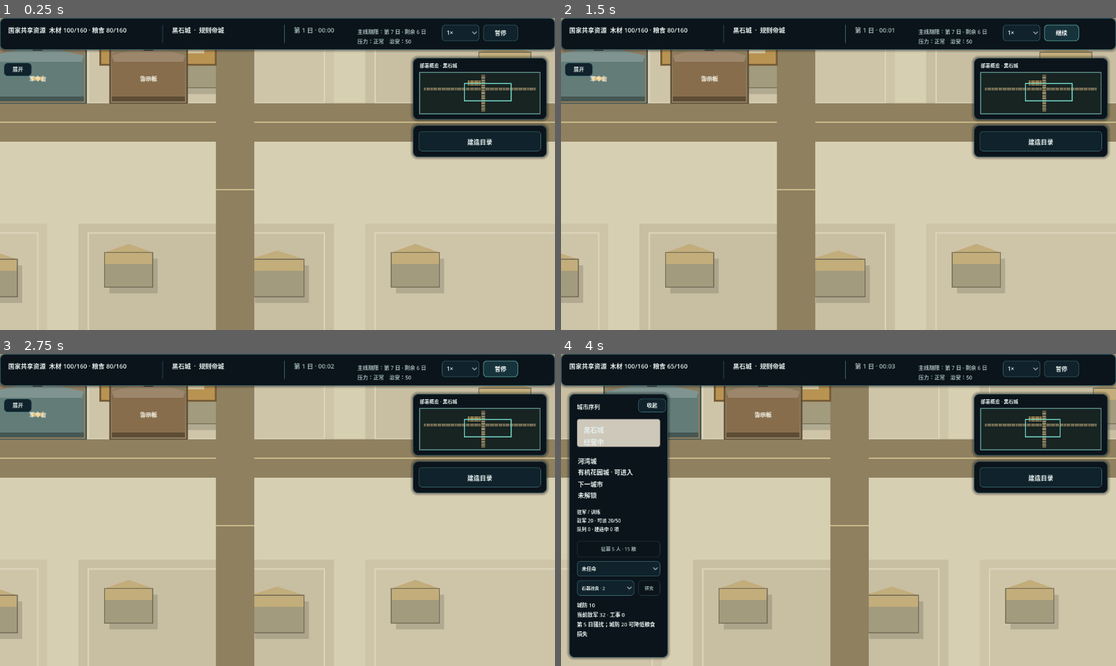
Above: before the commit, frames 1-4 (two rows, left to right).
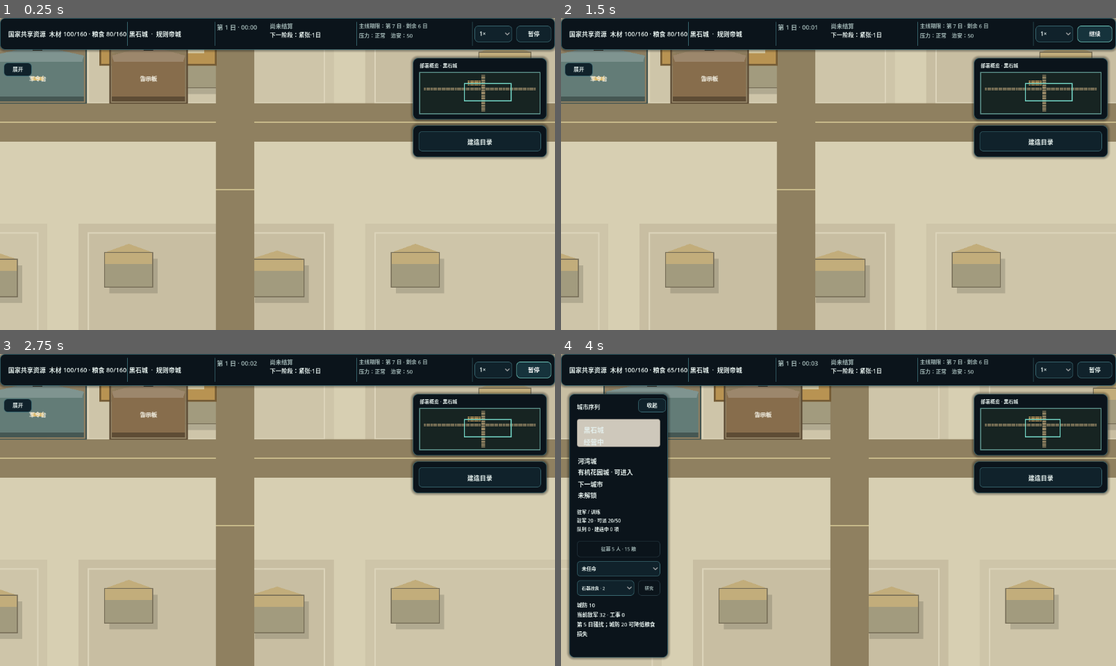
Above: after the commit, the same moments.

Repository: dodabojcuk-sys/Peace-Under-Heaven
Game: Godot game, scene res://scenes/blank_map.tscn
Same seed, same stepped clock (60 frames per second), same inputs: the game is played once before the commit and once after it.
Inputs:
- Up to frame 1 (0.25 s): no input
- Up to frame 2 (1.5 s): click "1×" at 0.5 s; click "暂停" at 1.25 s
- Up to frame 3 (2.75 s): click "继续" at 2 s
- Up to frame 4 (4 s): click "展开" at 2.75 s; click "征募 5 人 · 15 粮" at 3.5 s

The runs differ from the first frame. In frame 1, 1.6% of the frame differs, in the area x 1-100%, y 1-9%; in frame 2, 1.9%; in frame 3, 1.9%; in frame 4, 1.6%.

Commit message:
fix(txwzs): contain responsive top bar regions

Diff:
--- a/scenes/blank_map.tscn
+++ b/scenes/blank_map.tscn
@@ -523,6 +523,15 @@
 mouse_filter = 2
 color = Color(0.65098, 0.631373, 0.596078, 1)
 
+[node name="DividerThree" type="ColorRect" parent="UI/Shell/TopStatusBar"]
+layout_mode = 0
+offset_left = 696.0
+offset_top = 13.0
+offset_right = 697.0
+offset_bottom = 33.0
+mouse_filter = 2
+color = Color(0.65098, 0.631373, 0.596078, 1)
+
 [node name="TimeSummary" type="Label" parent="UI/Shell/TopStatusBar"]
 layout_mode = 0
 offset_left = 481.0
@@ -544,6 +553,26 @@
 theme_override_colors/font_color = Color(0.364706, 0.352941, 0.329412, 1)
 theme_override_font_sizes/font_size = 12
 text = "尚未结算"
+
+[node name="NextStageSummary" type="Label" parent="UI/Shell/TopStatusBar"]
+layout_mode = 0
+offset_left = 574.0
+offset_top = 31.0
+offset_right = 696.0
+offset_bottom = 47.0
+mouse_filter = 2
+theme_override_colors/font_color = Color(0.364706, 0.352941, 0.329412, 1)
+theme_override_font_sizes/font_size = 12
+text = "下一阶段：警戒·3日"
+
+[node name="DividerFour" type="ColorRect" parent="UI/Shell/TopStatusBar"]
+layout_mode = 0
+offset_left = 852.0
+offset_top = 13.0
+offset_right = 853.0
+offset_bottom = 33.0
+mouse_filter = 2
+color = Color(0.65098, 0.631373, 0.596078, 1)
 
 [node name="TimeSpeedOption" type="OptionButton" parent="UI/Shell/TopStatusBar"]
 layout_mode = 0
--- a/scripts/construction_controller.gd
+++ b/scripts/construction_controller.gd
@@ -5744,26 +5744,17 @@
 	var wood_loss := int(last_daily_breakdown.event_wood_loss)
 	var food_loss := int(last_daily_breakdown.event_food_loss)
 	if wood_loss > 0 or food_loss > 0:
-		var mainline := get_mainline_pressure_state()
 		var loss_parts: Array[String] = []
 		if wood_loss > 0:
 			loss_parts.append("木材 %d" % wood_loss)
 		if food_loss > 0:
 			loss_parts.append("粮食 %d" % food_loss)
-		last_daily_report = "今日损失：%s · 治安 %d\n下一阶段：%s（%d 日后） · 生产 -%d%% / 建设 -%d%%" % [
+		last_daily_report = "今日结算：损失 %s" % [
 			"、".join(loss_parts),
-			city_security,
-			str(mainline.next_stage_name),
-			int(mainline.next_stage_days),
-			100 - roundi(float(mainline.production_modifier_permille) / 10.0),
-			100 - roundi(float(mainline.construction_modifier_permille) / 10.0),
 		]
 	else:
-		last_daily_report = "今日结算：木材 +%d · 粮食 +%d · 维护粮食 -%d · 研究 +%d" % [
+		last_daily_report = "今日结算：木材+%d" % [
 			int(last_daily_breakdown.wood_income),
-			int(last_daily_breakdown.food_income),
-			int(last_daily_breakdown.maintenance_food),
-			int(last_daily_breakdown.research_income),
 		]
 	if int(last_daily_breakdown.stopped_placement_id) >= 0:
 		last_daily_report += "｜生产受扰"
--- a/scripts/inner_city_ui_r0.gd
+++ b/scripts/inner_city_ui_r0.gd
@@ -16,7 +16,10 @@
 @onready var current_city: Label = $TopStatusBar/CurrentCity
 @onready var time_summary: Label = $TopStatusBar/TimeSummary
 @onready var daily_report: Label = $TopStatusBar/DailyReport
+@onready var next_stage_summary: Label = $TopStatusBar/NextStageSummary
 @onready var alert_summary: Label = $TopStatusBar/AlertSummary
+@onready var time_speed_option: OptionButton = $TopStatusBar/TimeSpeedOption
+@onready var pause_button: Button = $TopStatusBar/PauseButton
 @onready var city_bar: Panel = $CityBar
 @onready var city_bar_toggle: Button = $CityBarToggle
 @onready var city_title: Label = $CityBar/Title
@@ -78,6 +81,8 @@
 	for separator in [
 		$TopStatusBar/DividerOne,
 		$TopStatusBar/DividerTwo,
+		$TopStatusBar/DividerThree,
+		$TopStatusBar/DividerFour,
 		$BuildingDetailPanel/Divider,
 	]:
 		(separator as ColorRect).color = BORDER
@@ -128,6 +133,11 @@
 		profile_name = construction_controller.get_layout_profile_name()
 	current_city.text = "%s  ·  %s" % [city_name, profile_name]
 	minimap_label.text = "部署概览 · %s" % city_name
+	var mainline: Dictionary = construction_controller.get_mainline_pressure_state()
+	next_stage_summary.text = "下一阶段：%s·%d日" % [
+		str(mainline.next_stage_name),
+		int(mainline.next_stage_days),
+	]
 	var garrison: Dictionary = construction_controller.get_garrison_snapshot()
 	var queue: Dictionary = construction_controller.get_training_queue_snapshot()
 	army_status.text = "驻军 / 训练\n驻军 %d · 可派 %d/%d\n队列 %d · 建造中 %d 项" % [
@@ -153,28 +163,7 @@
 
 	top_status_bar.position = Vector2.ZERO
 	top_status_bar.size = Vector2(width, top_height)
-	resource_summary.position = Vector2(edge, 14.0)
-	resource_summary.size = Vector2(left_width + 115.0, 28.0)
-	$TopStatusBar/DividerOne.position = Vector2(left_width + 132.0, 14.0)
-	$TopStatusBar/DividerOne.size = Vector2(1.0, top_height - 28.0)
-	current_city.position = Vector2(left_width + 152.0, 14.0)
-	current_city.size = Vector2(220.0, 28.0)
-	$TopStatusBar/DividerTwo.position = Vector2(left_width + 385.0, 14.0)
-	$TopStatusBar/DividerTwo.size = Vector2(1.0, top_height - 28.0)
-	time_summary.position = Vector2(left_width + 405.0, 14.0)
-	time_summary.size = Vector2(88.0, 28.0)
-	daily_report.position = Vector2(left_width + 500.0, 14.0)
-	daily_report.visible = width >= 1280.0
-	daily_report.size = Vector2(
-		maxf(0.0, width - 420.0 - daily_report.position.x),
-		46.0
-	)
-	$TopStatusBar/TimeSpeedOption.position = Vector2(width - 235.0, 14.0)
-	$TopStatusBar/TimeSpeedOption.size = Vector2(78.0, 34.0)
-	$TopStatusBar/PauseButton.position = Vector2(width - 149.0, 14.0)
-	$TopStatusBar/PauseButton.size = Vector2(72.0, 34.0)
-	alert_summary.position = Vector2(width - 410.0, 16.0)
-	alert_summary.size = Vector2(160.0, 46.0)
+	_layout_top_status_regions(width, top_height, edge)
 
 	city_bar.position = Vector2(edge, rail_top)
 	city_bar.size = Vector2(left_width, maxf(360.0, height - rail_top - edge))
@@ -281,6 +270,92 @@
 	$BuildingDetailPanel/UpgradeButton.size.x = width - 40.0
 
 
+func _layout_top_status_regions(width: float, top_height: float, edge: float) -> void:
+	# The top bar has five ordered ownership regions. Their minimums protect
+	# mainline status and time controls; only settlement detail yields width.
+	var gap := clampf(width * 0.008, 8.0, 12.0)
+	var resource_width := clampf(width * 0.21, 232.0, 270.0)
+	var city_width := clampf(width * 0.15, 160.0, 200.0)
+	var alert_width := clampf(width * 0.20, 220.0, 288.0)
+	var speed_width := 78.0
+	var pause_width := 72.0
+	var fixed_width := (
+		resource_width
+		+ city_width
+		+ alert_width
+		+ speed_width
+		+ pause_width
+		+ gap * 4.0
+		+ edge * 2.0
+	)
+	var settlement_width := maxf(168.0, width - fixed_width)
+	var x := edge
+	var label_y := floorf((top_height - 22.0) * 0.5)
+	var control_y := floorf((top_height - 34.0) * 0.5)
+	var separator_y := 8.0
+	var separator_height := maxf(0.0, top_height - separator_y * 2.0)
+
+	resource_summary.position = Vector2(x, label_y)
+	resource_summary.size = Vector2(resource_width, 22.0)
+	x += resource_width + gap
+	_layout_top_separator($TopStatusBar/DividerOne, x - gap * 0.5, separator_y, separator_height)
+
+	current_city.position = Vector2(x, label_y)
+	current_city.size = Vector2(city_width, 22.0)
+	x += city_width + gap
+	_layout_top_separator($TopStatusBar/DividerTwo, x - gap * 0.5, separator_y, separator_height)
+
+	time_summary.position = Vector2(x, 8.0)
+	time_summary.size = Vector2(104.0, 20.0)
+	daily_report.position = Vector2(x + 110.0, 8.0)
+	# Date and settlement own two rows: the date and settlement share row one;
+	# next-stage detail receives row two. Trailing settlement detail clips here.
+	daily_report.size = Vector2(maxf(0.0, settlement_width - 110.0), 20.0)
+	daily_report.visible = true
+	daily_report.clip_text = true
+	daily_report.text_overrun_behavior = TextServer.OVERRUN_TRIM_ELLIPSIS
+	next_stage_summary.position = Vector2(x + 110.0, 26.0)
+	next_stage_summary.size = Vector2(maxf(0.0, settlement_width - 110.0), 20.0)
+	next_stage_summary.clip_text = true
+	next_stage_summary.text_overrun_behavior = TextServer.OVERRUN_TRIM_ELLIPSIS
+	x += settlement_width + gap
+	_layout_top_separator($TopStatusBar/DividerThree, x - gap * 0.5, separator_y, separator_height)
+
+	alert_summary.position = Vector2(x, 8.0)
+	alert_summary.size = Vector2(alert_width, 36.0)
+	alert_summary.autowrap_mode = TextServer.AUTOWRAP_ARBITRARY
+	alert_summary.clip_text = true
+	x += alert_width + gap
+	_layout_top_separator($TopStatusBar/DividerFour, x - gap * 0.5, separator_y, separator_height)
+
+	time_speed_option.position = Vector2(x, control_y)
+	time_speed_option.size = Vector2(speed_width, 34.0)
+	x += speed_width + gap
+	pause_button.position = Vector2(x, control_y)
+	pause_button.size = Vector2(pause_width, 34.0)
+
+
+func _layout_top_separator(separator: ColorRect, x: float, y: float, height: float) -> void:
+	separator.position = Vector2(x, y)
+	separator.size = Vector2(1.0, height)
+
+
+func get_top_status_region_rects() -> Dictionary:
+	return {
+		"resources": resource_summary.get_global_rect(),
+		"city": current_city.get_global_rect(),
+		"date_and_settlement": time_summary.get_global_rect().merge(
+			daily_report.get_global_rect()
+		).merge(
+			next_stage_summary.get_global_rect()
+		),
+		"deadline_and_pressure": alert_summary.get_global_rect(),
+		"speed_and_pause": time_speed_option.get_global_rect().merge(
+			pause_button.get_global_rect()
+		),
+	}
+
+
 func _panel_style() -> StyleBoxFlat:
 	var style := StyleBoxFlat.new()
 	style.bg_color = SURFACE
--- /dev/null
+++ b/tests/capture_m0_r0c1_topbar_evidence.gd
@@ -0,0 +1,53 @@
+extends SceneTree
+
+
+const CITY_SCENE := preload("res://scenes/blank_map.tscn")
+const OUTPUT_DIRECTORY := "res://docs/m0/evidence/r0c1"
+const TARGETS := [
+	{"size": Vector2i(1152, 648), "filename": "topbar-longest-state-1152x648.png"},
+	{"size": Vector2i(1280, 720), "filename": "topbar-longest-state-1280x720.png"},
+	{"size": Vector2i(1440, 900), "filename": "topbar-longest-state-1440x900.png"},
+]
+
+
+func _initialize() -> void:
+	call_deferred("_run")
+
+
+func _run() -> void:
+	var absolute := ProjectSettings.globalize_path(OUTPUT_DIRECTORY)
+	if DirAccess.make_dir_recursive_absolute(absolute) != OK:
+		push_error("Cannot create R0C.1 evidence directory")
+		quit(1)
+		return
+	for target in TARGETS:
+		root.size = target.size
+		var scene := CITY_SCENE.instantiate()
+		root.add_child(scene)
+		await process_frame
+		await process_frame
+		var controller: Node = scene.get_node("ConstructionController")
+		var shell: Control = scene.get_node("UI/Shell")
+		controller.set_city_security_for_test(73)
+		controller.advance_one_day_for_test()
+		controller._refresh_city_ui()
+		shell._refresh_read_model()
+		await _capture(str(target.filename))
+		scene.queue_free()
+		await process_frame
+	print("M0_R0C1_TOPBAR_EVIDENCE: PASS")
+	quit(0)
+
+
+func _capture(filename: String) -> void:
+	await process_frame
+	await process_frame
+	var image := root.get_texture().get_image()
+	if image == null:
+		push_error("R0C.1 evidence viewport returned no image")
+		quit(1)
+		return
+	var result := image.save_png(ProjectSettings.globalize_path("%s/%s" % [OUTPUT_DIRECTORY, filename]))
+	if result != OK:
+		push_error("Cannot save R0C.1 evidence: %s" % filename)
+		quit(1)
--- /dev/null
+++ b/tests/run_m0_r0c1_topbar_responsive_smoke.gd
@@ -0,0 +1,120 @@
+extends SceneTree
+
+
+const CITY_SCENE := preload("res://scenes/blank_map.tscn")
+const TARGET_SIZES := [Vector2i(1152, 648), Vector2i(1280, 720), Vector2i(1440, 900)]
+const REGION_NAMES := [
+	"resources",
+	"city",
+	"date_and_settlement",
+	"deadline_and_pressure",
+	"speed_and_pause",
+]
+
+var _assertions := 0
+var _failures := 0
+
+
+func _initialize() -> void:
+	call_deferred("_run")
+
+
+func _run() -> void:
+	for target_size in TARGET_SIZES:
+		await _check_top_bar_at(target_size)
+	if _failures == 0:
+		print("M0_R0C1_TOPBAR_RESPONSIVE_SMOKE: PASS (%d assertions)" % _assertions)
+		quit(0)
+	else:
+		push_error("M0_R0C1_TOPBAR_RESPONSIVE_SMOKE: FAIL (%d failures)" % _failures)
+		quit(1)
+
+
+func _check_top_bar_at(target_size: Vector2i) -> void:
+	root.size = target_size
+	var scene := CITY_SCENE.instantiate()
+	root.add_child(scene)
+	await process_frame
+	await process_frame
+	var controller: Node = scene.get_node("ConstructionController")
+	var shell: Control = scene.get_node("UI/Shell")
+	var top_bar: Control = shell.get_node("TopStatusBar")
+	var daily_report: Label = top_bar.get_node("DailyReport")
+	var next_stage_summary: Label = top_bar.get_node("NextStageSummary")
+	var alert_summary: Label = top_bar.get_node("AlertSummary")
+	var speed: OptionButton = top_bar.get_node("TimeSpeedOption")
+	var pause: Button = top_bar.get_node("PauseButton")
+
+	# A settled day produces the longest live date/settlement copy. Security is
+	# deliberately non-default so the pressure row also exercises its full shape.
+	controller.set_city_security_for_test(73)
+	controller.advance_one_day_for_test()
+	controller._refresh_city_ui()
+	shell._refresh_read_model()
+	await process_frame
+
+	_check(
+		daily_report.text.contains("今日结算") and next_stage_summary.text.contains("下一阶段"),
+		"%dx%d uses live settlement and next-stage copy" % [target_size.x, target_size.y]
+	)
+	_check(
+		alert_summary.text.contains("主线期限")
+			and alert_summary.text.contains("压力")
+			and alert_summary.text.contains("治安"),
+		"%dx%d keeps deadline, pressure, and security copy" % [target_size.x, target_size.y]
+	)
+	_check(
+		daily_report.size.y <= 36.0 and daily_report.visible,
+		"%dx%d limits settlement detail to its two-line region" % [target_size.x, target_size.y]
+	)
+	_check(
+		speed.size.x >= 78.0 and pause.size.x >= 72.0,
+		"%dx%d preserves readable speed and pause controls" % [target_size.x, target_size.y]
+	)
+
+	var regions: Dictionary = shell.get_top_status_region_rects()
+	var top_rect := top_bar.get_global_rect()
+	for region_name in REGION_NAMES:
+		var region: Rect2 = regions[region_name]
+		_check(
+			_is_inside(region, top_rect),
+			"%dx%d %s region stays inside the top bar" % [
+				target_size.x,
+				target_size.y,
+				region_name,
+			]
+		)
+	for index in range(REGION_NAMES.size()):
+		for other_index in range(index + 1, REGION_NAMES.size()):
+			var first_name: String = REGION_NAMES[index]
+			var second_name: String = REGION_NAMES[other_index]
+			_check(
+				not (regions[first_name] as Rect2).intersects(regions[second_name] as Rect2),
+				"%dx%d %s and %s regions do not intersect" % [
+					target_size.x,
+					target_size.y,
+					first_name,
+					second_name,
+				]
+			)
+
+	scene.queue_free()
+	await process_frame
+
+
+func _is_inside(inner: Rect2, outer: Rect2) -> bool:
+	return (
+		inner.position.x >= outer.position.x - 0.1
+		and inner.position.y >= outer.position.y - 0.1
+		and inner.end.x <= outer.end.x + 0.1
+		and inner.end.y <= outer.end.y + 0.1
+	)
+
+
+func _check(condition: bool, description: String) -> void:
+	_assertions += 1
+	if condition:
+		print("PASS: %s" % description)
+	else:
+		_failures += 1
+		push_error("FAIL: %s" % description)
Binary file added: docs/m0/evidence/r0c1/topbar-longest-state-1152x648.png
Binary file added: docs/m0/evidence/r0c1/topbar-longest-state-1280x720.png
Binary file added: docs/m0/evidence/r0c1/topbar-longest-state-1440x900.png
Not shown, added: tests/capture_m0_r0c1_topbar_evidence.gd.uid
Not shown, added: tests/run_m0_r0c1_topbar_responsive_smoke.gd.uid
Not shown, changed: CHANGELOG.md
Not shown, changed: CURRENT_STATE.md
Not shown, added: docs/m0/TXWZS_M0_R0C1_TOPBAR_RESPONSIVE_REPORT.md
Not shown, added: docs/m0/TXWZS_M0_R0C1_TOPBAR_RESPONSIVE_TECH_SPEC.md
Not shown, changed: docs/m0/TXWZS_M0_R0C_TEST_AND_EVIDENCE_INDEX.md
